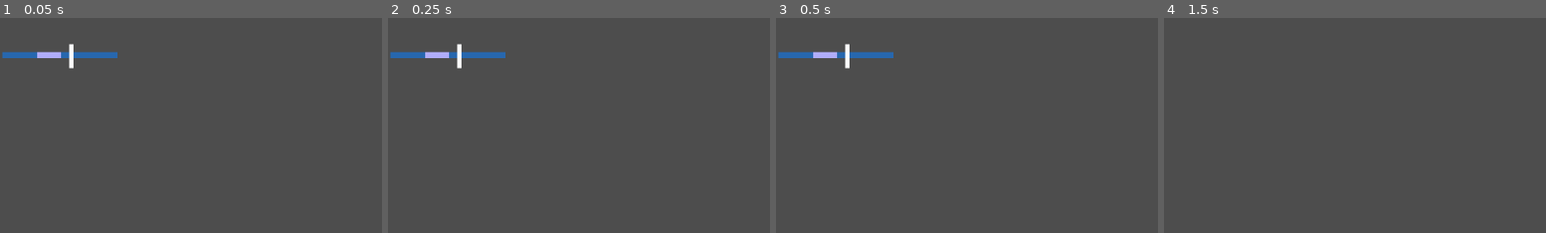
Above: before the commit, frames 1-4 (left to right).
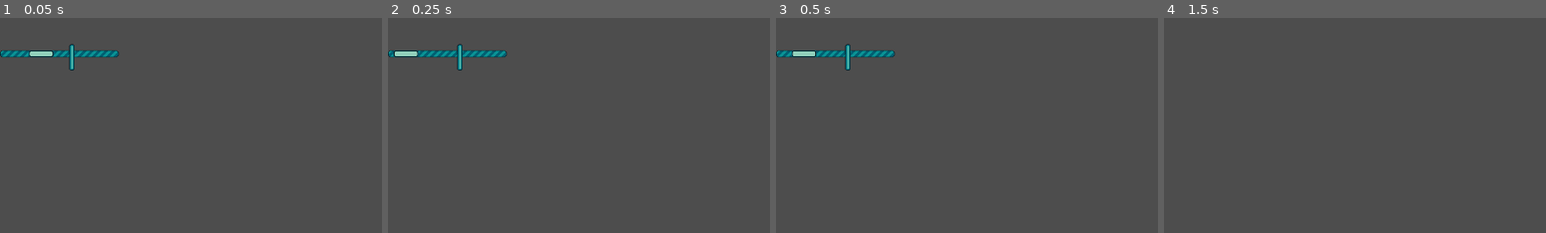
Above: after the commit, the same moments.

Repository: markkarrica/ldmania
Game: Godot game, scene res://minigames/moving_bar/moving_bar.tscn
The game is run twice, just before and just after one commit, with the same random seed, the same clock (stepped at 60 frames per second) and the same inputs. This scene is started directly instead of the project's main scene.
Inputs (mouse positions are % of the whole screen's width and height, from its top left):
- Up to frame 1 (0.05 s): no input
- Up to frame 2 (0.25 s): no input
- Up to frame 3 (0.5 s): no input
- Up to frame 4 (1.5 s): tap Enter at 0.5 s; move the mouse to (72, 45) at 0.52 s; hold D (move_right) 0.53-1.25 s; hold E (interact) 0.53-1.25 s; click (72, 45) at 0.67 s; tap Space at 1.25 s; drag from (30, 55) to (45, 70) at 1.27 s
The pictures show only the part of the screen within x 0-50%, y 0-50%; the shares and areas given below are measured in that part.

The runs differ from the first frame. In frame 1, 1.2% of the frame differs, in the area x 0-31%, y 12-25%; in frame 2, 1.2%; in frame 3, 1.2%; in frame 4, nothing differs.

Commit message:
better pill sprites

Diff:
--- a/minigames/moving_bar/moving_bar.gd
+++ b/minigames/moving_bar/moving_bar.gd
@@ -4,15 +4,16 @@
 var is_hovering: bool
 var pills_number: int = 2 # Plus the first one
 var current_pill_number = 0
-var pills_mult: Array[float] = [1.0, 0.9, 0.8]
+var pills_mult: Array[float] = [1.0, 0.75, 0.6]
 @onready var pill = $"Bar/Pill"
 @onready var pill_area: Area2D = $Cursor/Area2D
 @onready var pill_direction = [-1.0,1.0][Util.random.randi_range(0,1)]
 @onready var cursor_area = $Cursor/Area2D
 @onready var bar_size = $Bar.size[0]
-var base_speed: int = 70
+var base_speed: int = 140
 # Called when the node enters the scene tree for the first time.
 func _ready() -> void:
+	StateMachine.difficulty = 3
 	pill_speed = StateMachine.log_diff_scale()*base_speed
 
 
@@ -42,7 +43,6 @@
 				minigame_end(true, StateMachine.difficulty)
 				return
 			current_pill_number += 1
-			pill.size[0] *= pills_mult[current_pill_number]
 			pill_speed /= pills_mult[current_pill_number]
 			pill.position = Vector2(Util.random.randi_range(0, bar_size - pill.size[0]), 0)
 
--- a/minigames/moving_bar/moving_bar.tscn
+++ b/minigames/moving_bar/moving_bar.tscn
@@ -1,15 +1,18 @@
 [gd_scene format=3 uid="uid://dqs1rqgedc1je"]
 
 [ext_resource type="Script" uid="uid://pbccs7hh4kqe" path="res://minigames/moving_bar/moving_bar.gd" id="1_fywjp"]
+[ext_resource type="Texture2D" uid="uid://uh51a1v2uxl8" path="res://minigames/moving_bar/assets/bar.png" id="2_tyt0u"]
+[ext_resource type="Texture2D" uid="uid://y8ymcl8y3dtj" path="res://minigames/moving_bar/assets/pill.png" id="3_2fnr8"]
+[ext_resource type="Texture2D" uid="uid://c35jbhqneuk3v" path="res://minigames/moving_bar/assets/cursor.png" id="4_2fnr8"]
 
 [sub_resource type="RectangleShape2D" id="RectangleShape2D_nb2x5"]
-size = Vector2(40, 10)
+size = Vector2(41, 12)
 
 [sub_resource type="RectangleShape2D" id="RectangleShape2D_4r2n2"]
 size = Vector2(395, 29)
 
 [sub_resource type="RectangleShape2D" id="RectangleShape2D_tyl1c"]
-size = Vector2(7, 40)
+size = Vector2(11, 40)
 
 [node name="MovingBar" type="Node2D" unique_id=1349646125]
 script = ExtResource("1_fywjp")
@@ -18,30 +21,29 @@
 offset_right = 200.0
 offset_bottom = 134.0
 
-[node name="Bar" type="ColorRect" parent="." unique_id=1482292607]
-offset_left = 4.0
-offset_top = 57.25
-offset_right = 197.0
-offset_bottom = 67.25
-color = Color(0.1545313, 0.40563887, 0.6809886, 1)
+[node name="Bar" type="TextureRect" parent="." unique_id=595758928]
+offset_top = 54.0
+offset_right = 199.0
+offset_bottom = 66.0
+texture = ExtResource("2_tyt0u")
 
-[node name="Pill" type="ColorRect" parent="Bar" unique_id=1925182477]
+[node name="Pill" type="TextureRect" parent="Bar" unique_id=446326833]
 layout_mode = 0
 offset_left = 58.0
 offset_right = 98.0
 offset_bottom = 10.0
-color = Color(0.6896427, 0.6780819, 0.97860736, 1)
+texture = ExtResource("3_2fnr8")
 
 [node name="PillArea" type="Area2D" parent="Bar/Pill" unique_id=1098450540]
 
 [node name="CollisionShape2D" type="CollisionShape2D" parent="Bar/Pill/PillArea" unique_id=349087736]
-position = Vector2(20, 5)
+position = Vector2(20.5, 6)
 shape = SubResource("RectangleShape2D_nb2x5")
 
 [node name="RightBoundry" type="Area2D" parent="Bar" unique_id=2047753405]
 
 [node name="CollisionShape2D" type="CollisionShape2D" parent="Bar/RightBoundry" unique_id=450111476]
-position = Vector2(390, 4.75)
+position = Vector2(397, 6)
 shape = SubResource("RectangleShape2D_4r2n2")
 
 [node name="LeftBoundry" type="Area2D" parent="Bar" unique_id=1126928004]
@@ -50,16 +52,17 @@
 position = Vector2(-198, 4.75)
 shape = SubResource("RectangleShape2D_4r2n2")
 
-[node name="Cursor" type="ColorRect" parent="." unique_id=629429332]
+[node name="Cursor" type="TextureRect" parent="." unique_id=2122279801]
 offset_left = 116.0
 offset_top = 44.0
 offset_right = 123.0
 offset_bottom = 84.0
+texture = ExtResource("4_2fnr8")
 
 [node name="Area2D" type="Area2D" parent="Cursor" unique_id=477177896]
 
 [node name="CollisionShape2D" type="CollisionShape2D" parent="Cursor/Area2D" unique_id=1621172295]
-position = Vector2(3.5, 20)
+position = Vector2(4.5, 21)
 shape = SubResource("RectangleShape2D_tyl1c")
 
 [connection signal="area_entered" from="Bar/RightBoundry" to="." method="_on_right_boundry_area_entered"]
Binary file added: minigames/moving_bar/assets/bar.png
Not shown, added: minigames/moving_bar/assets/bar.png.import
Binary file added: minigames/moving_bar/assets/cursor.png
Not shown, added: minigames/moving_bar/assets/cursor.png.import
Binary file added: minigames/moving_bar/assets/pill.png
Not shown, added: minigames/moving_bar/assets/pill.png.import
